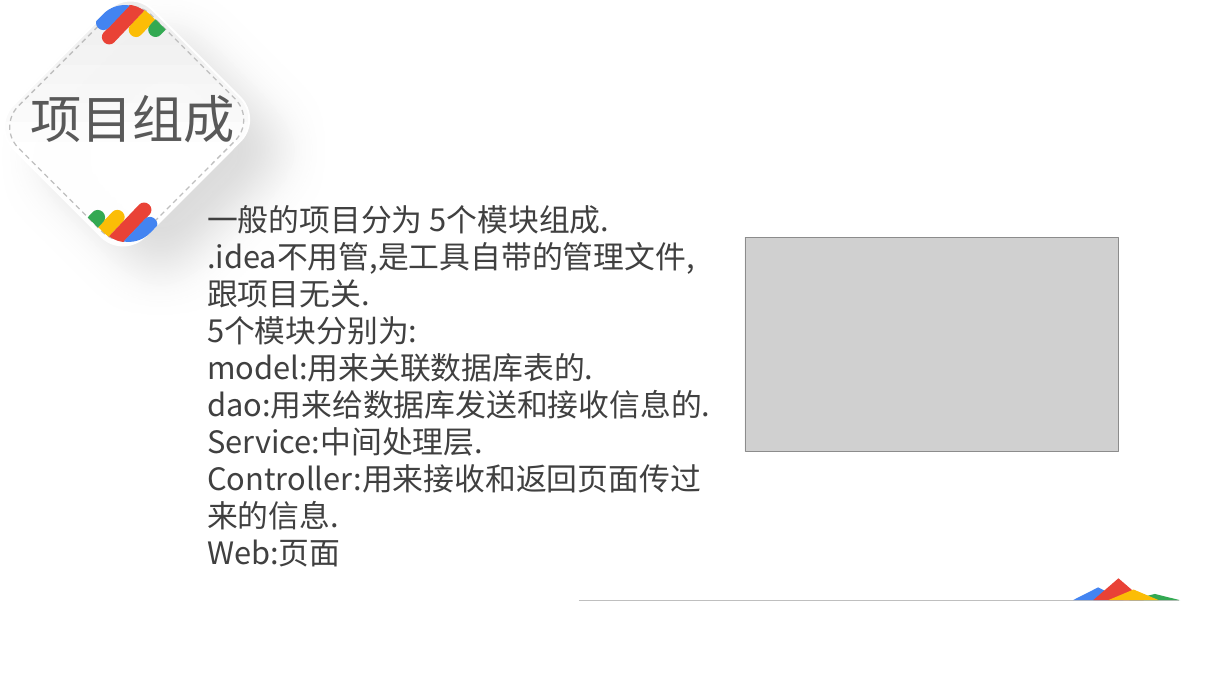
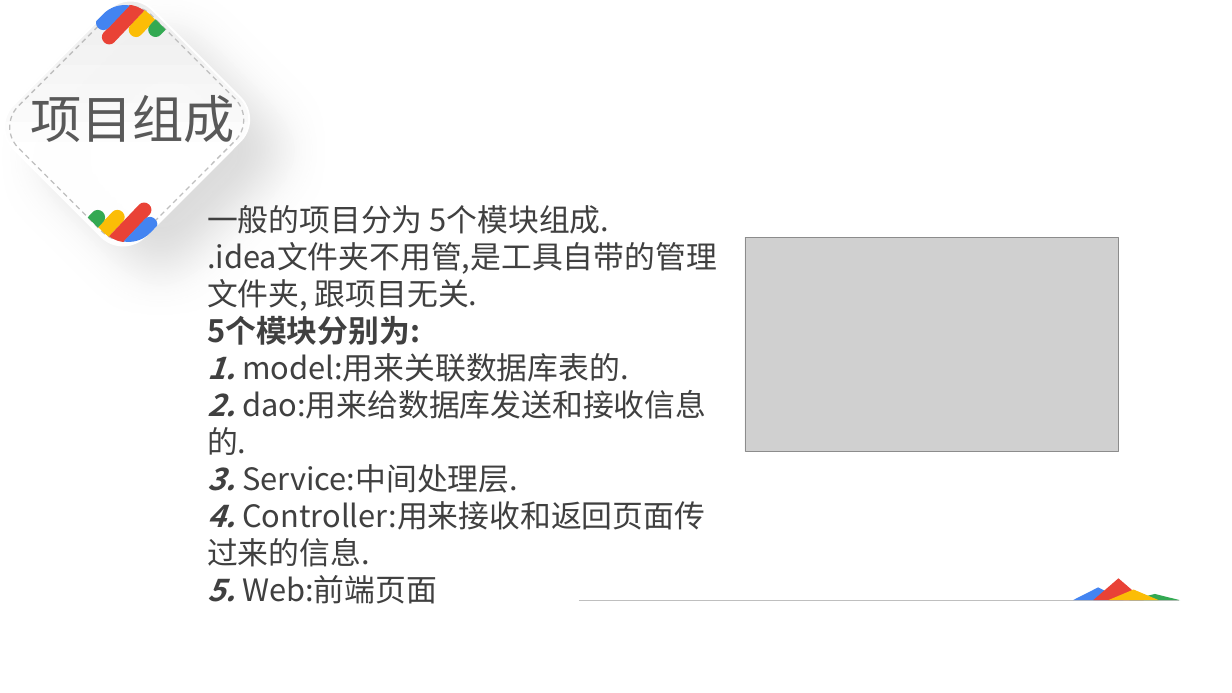
Before and after one commit to xiajingg/jing-skill, a slide deck: slide 2 of file/ProjectDemo.pptx. Drawn at 1232x693 pixels with LibreOffice and Linux fonts; fonts in the diff are those of the drawing; grey boxes stand for pictures; background and template pictures are left out. Boxes give left, top, right and bottom in pixels: in the first picture for what was removed or moved away, otherwise in the second. Text is boxed around its words. In the diff, an @@ line names an element or a change of style, - is before the commit and + after.

```diff
--- a/file/ProjectDemo.pptx
+++ b/file/ProjectDemo.pptx
@@ text at (207,242,717,311): text changed @@
-.idea不用管,是工具自带的管理文件, 跟项目无关.
+.idea文件夹不用管,是工具自带的管理文件夹, 跟项目无关.
@@ text at (207,316,420,345): bold on in "5个模块分别为:" @@
@@ text at (207,353,706,604): text changed @@
-model:用来关联数据库表的.
-dao:用来给数据库发送和接收信息的. Service:中间处理层.
-Controller:用来接收和返回页面传过来的信息.
-Web:页面
+1. model:用来关联数据库表的.
+2. dao:用来给数据库发送和接收信息的.
+3. Service:中间处理层.
+4. Controller:用来接收和返回页面传过来的信息.
+5. Web:前端页面
```
Also in this commit, not shown: 1 other slide changed.
